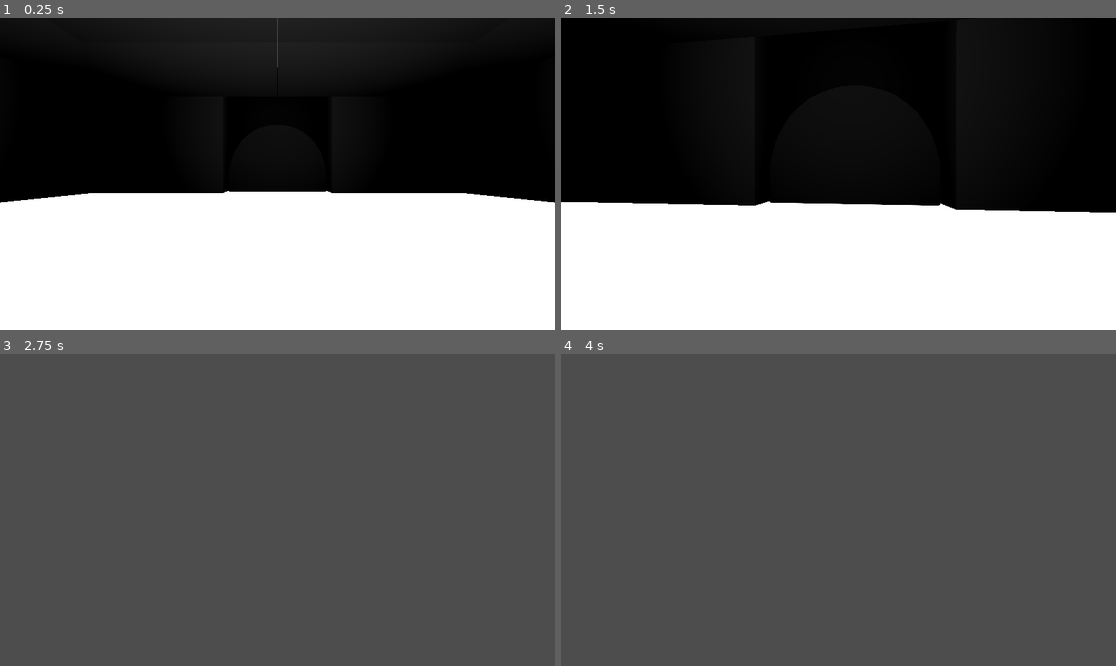
Above: before the commit, frames 1-4 (two rows, left to right).
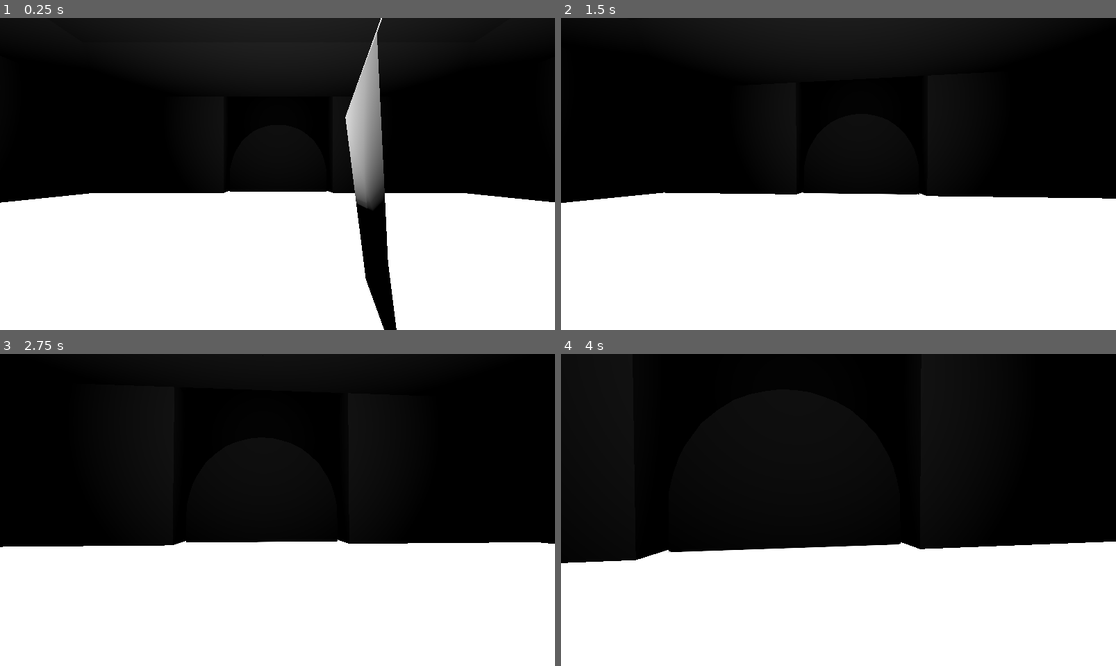
Above: after the commit, the same moments.

Repository: Fabricio-Romero/Juego_3D_Terror
Game: Godot game, scene res://Escenas/main.tscn
The game is run twice, just before and just after one commit, with the same random seed, the same clock (stepped at 60 frames per second) and the same inputs.
Inputs (mouse positions are in pixels of both pictures, inside the frame that each line leads up to):
- Up to frame 1 (0.25 s): no input
- Up to frame 2 (1.5 s): tap Enter at 0.5 s; move the mouse to (866, 174) at 0.52 s; hold Up (move_forward) from 0.53 s (still down); tap Space (jump) at 0.77 s; move the mouse to (810, 174) at 1.27 s
- Up to frame 3 (2.75 s): keep holding Up (move_forward); tap Space (jump) at 1.52 s; move the mouse to (288, 503) at 2.02 s
- Up to frame 4 (4 s): keep holding Up (move_forward); move the mouse to (832, 516) at 2.77 s; tap Space (jump) at 3.02, 3.77 s; move the mouse to (877, 513) at 3.52 s

The runs differ from the first frame. In frame 1, 4.2% of the frame differs, in the area x 0-100%, y 0-100%; in frame 2, 3.6%; in frame 3, 100%; in frame 4, 100%.

Commit message:
Se agrego animacion de la camara cuando caminas

Diff:
--- a/Escenas/jugador.gd
+++ b/Escenas/jugador.gd
@@ -2,13 +2,15 @@
 extends CharacterBody3D
 
 # La velocidad a la que se mueve el personaje
-@export var velocidad = 14
+@export var velocidad = 5
 # La gravedad que afecta al personaje
 @export var gravedad = 75
 
 @export var sensibilidad = 0.002
 
 @onready var camera = $CameraPivot/Camera3D
+
+@onready var animation = $AnimationPlayer
 
 var topeCam = 0.0
 
@@ -32,18 +34,22 @@
 	if Input.is_action_pressed("move_right"):
 		# La direccion en x se resta en 1
 		direccion -= transform.basis.x
+		animation.play("Caminar")
 	# Si el jugador presiona la accion asignada a move_left
 	if Input.is_action_pressed("move_left"):
 		# La direccion en x se suma en 1
 		direccion += transform.basis.x
+		animation.play("Caminar")
 	# Si el jugador presiona la accion asignada a move_back
 	if Input.is_action_pressed("move_back"):
 		# La direccion en z se resta en 1
 		direccion -= transform.basis.z
+		animation.play("Caminar")
 	# Si el jugador presiona la accion asignada a move_forward
 	if Input.is_action_pressed("move_forward"):
 		# La direccion en z se suma en 1
 		direccion += transform.basis.z
+		animation.play("Caminar")
 	# Si el jugador presiona la accion asignada a jump
 	if Input.is_action_pressed("jump"):
 		# La direccion en y se suma en 1
--- a/Escenas/jugador.tscn
+++ b/Escenas/jugador.tscn
@@ -6,6 +6,43 @@
 [sub_resource type="CapsuleShape3D" id="CapsuleShape3D_pd7u1"]
 radius = 0.15136719
 height = 1.7338867
+
+[sub_resource type="Animation" id="Animation_pd7u1"]
+resource_name = "Caminar"
+loop_mode = 1
+tracks/0/type = "value"
+tracks/0/imported = false
+tracks/0/enabled = true
+tracks/0/path = NodePath("CameraPivot/Camera3D:position")
+tracks/0/interp = 1
+tracks/0/loop_wrap = true
+tracks/0/keys = {
+"times": PackedFloat32Array(0, 0.26666668, 0.5, 0.76666665, 1),
+"transitions": PackedFloat32Array(1, 1, 1, 1, 1),
+"update": 0,
+"values": [Vector3(0, 1.7, 0), Vector3(0.025, 1.65, 0), Vector3(0.05, 1.7, 0), Vector3(0.025, 1.65, 0), Vector3(0, 1.7, 0)]
+}
+
+[sub_resource type="Animation" id="Animation_ewkf5"]
+length = 0.001
+tracks/0/type = "value"
+tracks/0/imported = false
+tracks/0/enabled = true
+tracks/0/path = NodePath("CameraPivot/Camera3D:position")
+tracks/0/interp = 1
+tracks/0/loop_wrap = true
+tracks/0/keys = {
+"times": PackedFloat32Array(0),
+"transitions": PackedFloat32Array(1),
+"update": 0,
+"values": [Vector3(0.1, 1.7, 0)]
+}
+
+[sub_resource type="AnimationLibrary" id="AnimationLibrary_ut6g8"]
+_data = {
+&"Caminar": SubResource("Animation_pd7u1"),
+&"RESET": SubResource("Animation_ewkf5")
+}
 
 [node name="Jugador" type="CharacterBody3D" unique_id=707297157]
 script = ExtResource("1_pd7u1")
@@ -21,4 +58,7 @@
 [node name="CameraPivot" type="Node3D" parent="." unique_id=381885258]
 
 [node name="Camera3D" type="Camera3D" parent="CameraPivot" unique_id=1072162422]
-transform = Transform3D(-1, 0, -8.742278e-08, 0, 1, 0, 8.742278e-08, 0, -1, 0, 1.7, 0)
+transform = Transform3D(-1, 0, -8.742278e-08, 0, 1, 0, 8.742278e-08, 0, -1, 0.1, 1.7, 0)
+
+[node name="AnimationPlayer" type="AnimationPlayer" parent="." unique_id=1915985428]
+libraries/ = SubResource("AnimationLibrary_ut6g8")
